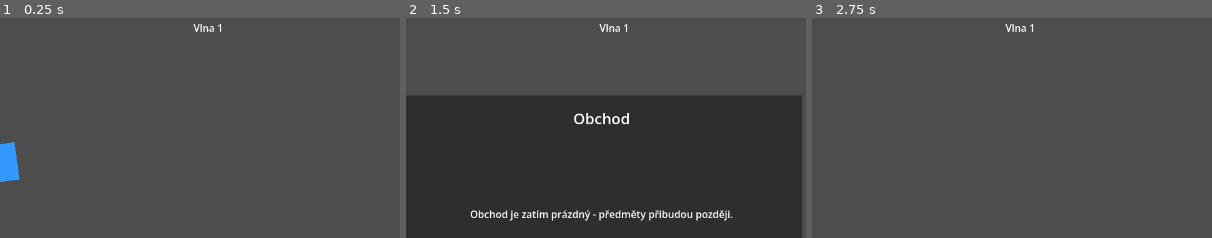
Above: before the commit, frames 1-3 (left to right).
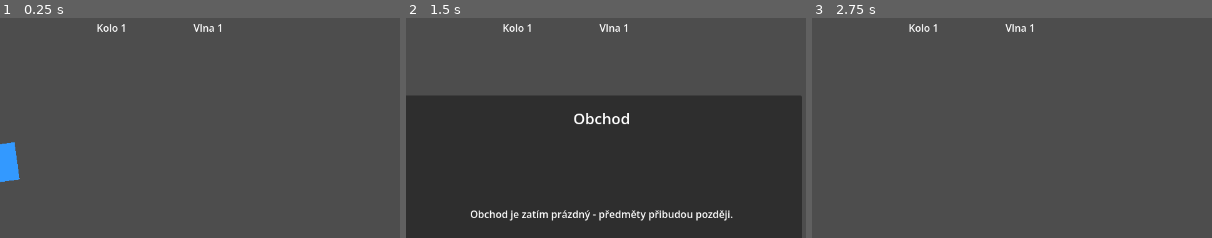
Above: after the commit, the same moments.

Repository: Wazzbi/auto-battler
Game: Godot game, scene res://scenes/main.tscn
Two runs of this game, one before a commit and one after it. Both use one fixed random seed, a clock stepped at 60 frames per second and the inputs below.
Inputs:
- Up to frame 1 (0.25 s): no input
- Up to frame 2 (1.5 s): click "Auto" at 0.5 s; click "Obchod" at 1.25 s
- Up to frame 3 (2.75 s): click "Zavřít obchod" at 2 s
The pictures show only the part of the screen within x 26-76%, y 0-50%; the shares and areas given below are measured in that part.

The runs differ from the first frame. In frame 1, 0.1% of the frame differs, in the area x 24-32%, y 2-7%; in frame 2, 0.1%; in frame 3, 0.1%.

Commit message:
Loop the game after wave 10 instead of ending it, with persisted progression
Prototype for testing whether repeating the 10-wave campaign with rising
difficulty is fun on its own, before investing in more planets/levels:

- Clearing GameManager.FINAL_WAVE now starts a new "loop" (back to wave 1)
  instead of triggering victory. Player level, XP, ability ranks/points,
  and currency all persist across loops - only wave-scoped state resets.
- player.gd teleports back to its spawn position and refills HP on
  loop_changed, so loop 2+ doesn't start wherever loop 1 ended (typically
  pinned against level_end_x) with leftover HP.
- Enemies get +50% HP per loop (GameManager.get_enemy_hp_multiplier()),
  applied in main.gd before the enemy enters the tree. Deliberately the
  simplest possible scaling for now (HP only, linear) - flagged in
  CLAUDE.md as a placeholder for a richer system later.
- Added a "Kolo N" (loop counter) label next to the wave counter at the
  top of the HUD - named differently from "Úroveň" (the character level
  badge in the bottom bar) to avoid two same-named counters on screen.
- State.WON/VictoryPanel are left fully working but currently unreachable
  through normal play, reserved for a real future ending. Only a true
  Game Over resets loop_count back to 1.

Co-Authored-By: Claude Sonnet 5 <noreply@anthropic.com>

Diff:
--- a/scenes/main.gd
+++ b/scenes/main.gd
@@ -66,6 +66,9 @@
 		enemies_left_to_spawn -= 1
 
 	var enemy: Node2D = scene_to_spawn.instantiate()
+	# Musí se stát PŘED add_child() - enemy.gd nastavuje hp = max_hp ve svém
+	# _ready(), který proběhne synchronně při vstupu do stromu.
+	enemy.max_hp *= GameManager.get_enemy_hp_multiplier()
 	add_child(enemy)
 
 	# Spawn vždy kousek za pravým okrajem aktuálního záběru kamery.
--- a/scenes/player/player.gd
+++ b/scenes/player/player.gd
@@ -35,14 +35,19 @@
 var cooldown_timer: float = 0.0
 ## X pozice konce levelu - najde se automaticky přes uzel ve skupině "level_end"
 var level_end_x: float = INF
+## Startovní pozice - kam se hráč vrátí na začátku nového kola (viz _on_loop_changed)
+var _spawn_position: Vector2
 
 
 func _ready() -> void:
 	add_to_group("player")
+	_spawn_position = global_position
+
 	# Progrese (úrovně, ranky schopností) mění staty za běhu - reagujeme na oba
 	# signály, HUD do statů hráče nikdy nesahá přímo.
 	GameManager.level_changed.connect(_on_level_changed)
 	GameManager.ability_rank_changed.connect(_on_ability_rank_changed)
+	GameManager.loop_changed.connect(_on_loop_changed)
 
 	_recalculate_stats()
 	hp = max_hp
@@ -141,6 +146,16 @@
 
 func _on_ability_rank_changed(_ability_id: String, _new_rank: int) -> void:
 	_apply_progression_changes()
+
+
+## Nové kolo začíná znovu od začátku levelu, ne tam, kde hráč skončil (typicky
+## u level_end_x) - jinak by druhé kolo nemělo prostor k postupu. HP se
+## doplní na plno, aby silnější nepřátelé nezačínali proti zbytku HP z konce
+## předchozího kola.
+func _on_loop_changed(_new_loop: int) -> void:
+	global_position = _spawn_position
+	hp = max_hp
+	hp_changed.emit(hp, max_hp)
 
 
 func _apply_progression_changes() -> void:
--- a/scenes/ui/hud.gd
+++ b/scenes/ui/hud.gd
@@ -16,6 +16,7 @@
 ## Ztlumení ikony schopnosti, která ještě není odemčená
 const LOCKED_ABILITY_MODULATE := Color(0.45, 0.45, 0.52)
 
+@onready var loop_label: Label = $Control/LoopLabel
 @onready var wave_label: Label = $Control/WaveLabel
 @onready var wave_cleared_label: Label = $Control/WaveClearedLabel
 @onready var wave_cleared_timer: Timer = $WaveClearedTimer
@@ -76,6 +77,7 @@
 	GameManager.level_changed.connect(_on_level_changed)
 	GameManager.ability_points_changed.connect(_on_ability_points_changed)
 	GameManager.ability_rank_changed.connect(_on_ability_rank_changed)
+	GameManager.loop_changed.connect(_on_loop_changed)
 
 	game_over_panel.hide()
 	victory_panel.hide()
@@ -139,6 +141,10 @@
 
 func _on_wave_started(wave_number: int) -> void:
 	wave_label.text = "Vlna %d" % wave_number
+
+
+func _on_loop_changed(new_loop: int) -> void:
+	loop_label.text = "Kolo %d" % new_loop
 
 
 func _on_currency_changed(new_amount: int) -> void:
@@ -200,6 +206,7 @@
 ## GameManager přežívá restart scény a HUD se s jeho stavem musí srovnat sám -
 ## signály při resetu už proběhly dřív, než se HUD stihl připojit.
 func _refresh_progression() -> void:
+	loop_label.text = "Kolo %d" % GameManager.loop_count
 	level_label.text = str(GameManager.player_level)
 	gold_label.text = "Zlato: %d" % GameManager.currency
 	_on_xp_changed(GameManager.player_xp, GameManager.xp_for_next_level())
--- a/scenes/ui/hud.tscn
+++ b/scenes/ui/hud.tscn
@@ -23,6 +23,15 @@
 layout_mode = 1
 anchor_right = 1.0
 anchor_bottom = 1.0
+
+[node name="LoopLabel" type="Label" parent="Control"]
+layout_mode = 0
+offset_left = 460.0
+offset_top = 20.0
+offset_right = 550.0
+offset_bottom = 44.0
+text = "Kolo 1"
+horizontal_alignment = 1
 
 [node name="WaveLabel" type="Label" parent="Control"]
 layout_mode = 0
--- a/scripts/autoload/game_manager.gd
+++ b/scripts/autoload/game_manager.gd
@@ -12,11 +12,21 @@
 signal level_changed(new_level: int)
 signal ability_points_changed(amount: int)
 signal ability_rank_changed(ability_id: String, new_rank: int)
+signal loop_changed(new_loop: int)
 
 enum State { INTRO, PLAYING, GAME_OVER, WON }
 
-## Hra končí výhrou po vyčištění téhle vlny - viz _on_wave_cleared()
+## Po vyčištění téhle vlny se hra NEKONČÍ, ale spustí se další "kolo" (loop) -
+## viz _on_wave_cleared()/_start_new_loop(). State.WON a VictoryPanel jsou teď
+## nedosažitelné běžnou hrou, ale záměrně ponechané pro budoucí skutečný konec
+## (např. až budou existovat i další planety/levely).
 const FINAL_WAVE: int = 10
+
+## O kolik procent víc HP dostanou nově spawnutí nepřátelé za každé další
+## odehrané kolo (kolo 1 = žádný bonus). PROZATÍMNÍ jednoduché lineární
+## škálování jen přes HP - do budoucna se čeká na komplexnější systém
+## (nové typy nepřátel, jiné staty, ...), viz get_enemy_hp_multiplier().
+const ENEMY_HP_GROWTH_PER_LOOP: float = 0.5
 
 ## XP potřebné na 2. úroveň; každá další úroveň stojí o XP_PER_LEVEL_GROWTH víc
 const XP_BASE: int = 60
@@ -71,6 +81,10 @@
 const ABILITY_ORDER: Array[String] = ["q", "w", "e", "r"]
 
 var current_wave: int = 0
+## Kolikáté kolo (průchod 10 vlnami) hráč zrovna hraje. Roste, hráčova
+## progrese (úroveň/XP/schopnosti/měna) se ale mezi koly NERESETUJE -
+## viz _start_new_loop(). Resetuje se jen na skutečný Game Over (reset_game()).
+var loop_count: int = 1
 var currency: int = 0
 var enemies_alive: int = 0
 var enemies_remaining_to_spawn: int = 0
@@ -88,6 +102,7 @@
 ## hráč by se po restartu naskočil se staty z předchozí hry.
 func reset_game() -> void:
 	current_wave = 0
+	loop_count = 1
 	currency = 0
 	enemies_alive = 0
 	enemies_remaining_to_spawn = 0
@@ -117,7 +132,7 @@
 func _on_wave_cleared() -> void:
 	wave_cleared.emit(current_wave)
 	if current_wave >= FINAL_WAVE:
-		trigger_win()
+		_start_new_loop()
 	else:
 		# Žádné čekání na vynucený výběr - hra plynule pokračuje další vlnou
 		start_next_wave()
@@ -126,6 +141,25 @@
 func start_next_wave() -> void:
 	current_wave += 1
 	wave_started.emit(current_wave)
+
+
+## Vyčištěním FINAL_WAVE hra nekončí - vrátí se na vlnu 1 se silnějšími
+## nepřáteli (viz get_enemy_hp_multiplier()), ale hráčova progrese zůstává.
+## player.gd na loop_changed reaguje přesunem zpátky na spawn pozici a
+## doplněním HP na max - bez toho by druhé kolo začínalo tam, kde skončilo
+## první (typicky až u level_end_x), s poškozeným HP z konce předchozího kola.
+func _start_new_loop() -> void:
+	loop_count += 1
+	current_wave = 0
+	loop_changed.emit(loop_count)
+	start_next_wave()
+
+
+## Násobitel HP nově spawnutých nepřátel pro aktuální kolo - main.gd ho
+## aplikuje v _spawn_enemy() ještě před tím, než nepřítel vstoupí do stromu
+## (aby _ready() v enemy.gd nastavil hp = max_hp už se správnou hodnotou).
+func get_enemy_hp_multiplier() -> float:
+	return 1.0 + float(loop_count - 1) * ENEMY_HP_GROWTH_PER_LOOP
 
 
 ## Kolik XP je potřeba na další úroveň (roste lineárně s úrovní)
Not shown, changed: CLAUDE.md
